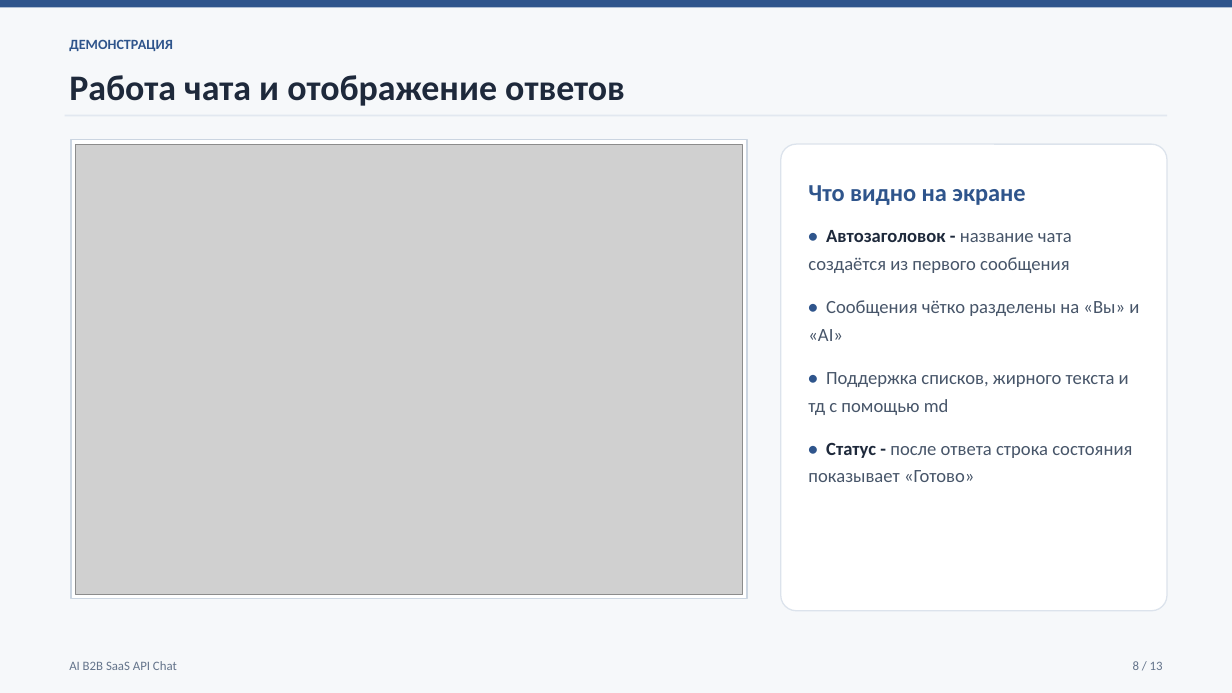
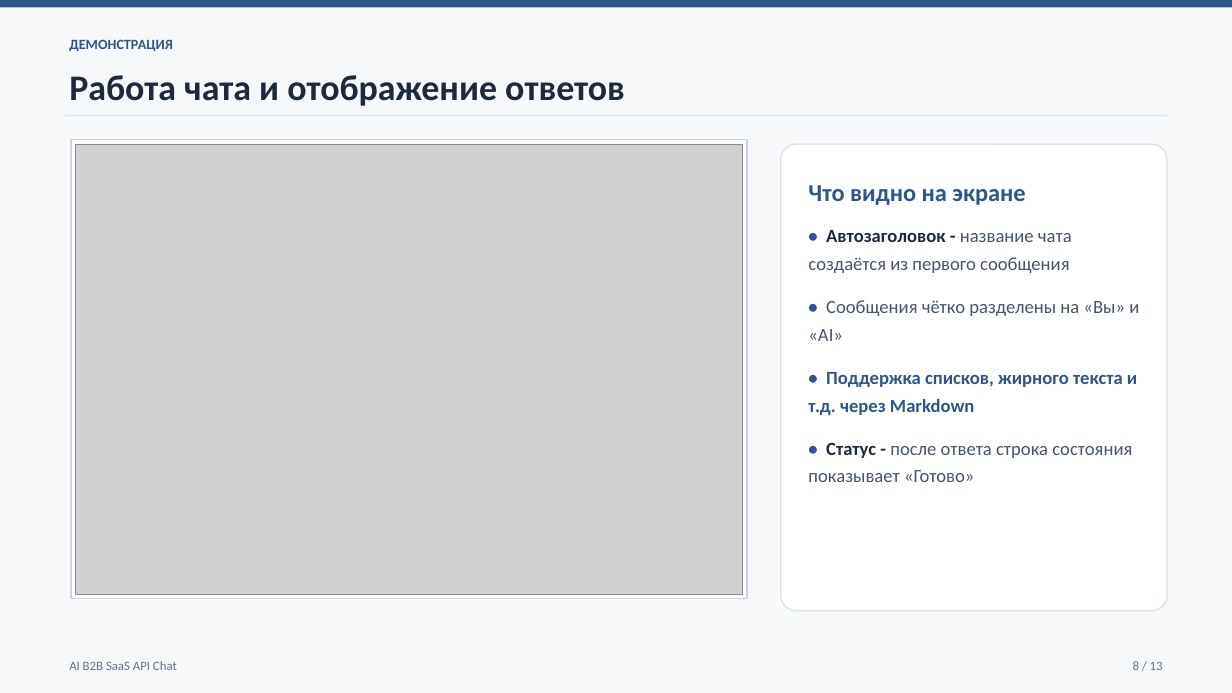
Before and after one commit to ionia11/ai-api-chat, a slide deck: slide 8 of Doc/AI B2B SaaS API Chat.pptx. Drawn at 1232x693 pixels with LibreOffice and Linux fonts; fonts in the diff are those of the drawing; grey boxes stand for pictures. Boxes give left, top, right and bottom in pixels: in the first picture for what was removed or moved away, otherwise in the second. Text is boxed around its words. In the diff, an @@ line names an element or a change of style, - is before the commit and + after.

```diff
--- a/Doc/AI B2B SaaS API Chat.pptx
+++ b/Doc/AI B2B SaaS API Chat.pptx
@@ text at <box>808,372,1137,415</box>: text changed; text colour #475569 to #2F558C; bold on @@
-• Поддержка списков, жирного текста и тд с помощью md
+• Поддержка списков, жирного текста и т.д. через Markdown
```
Also in this commit, not shown: 4 other slides changed.
